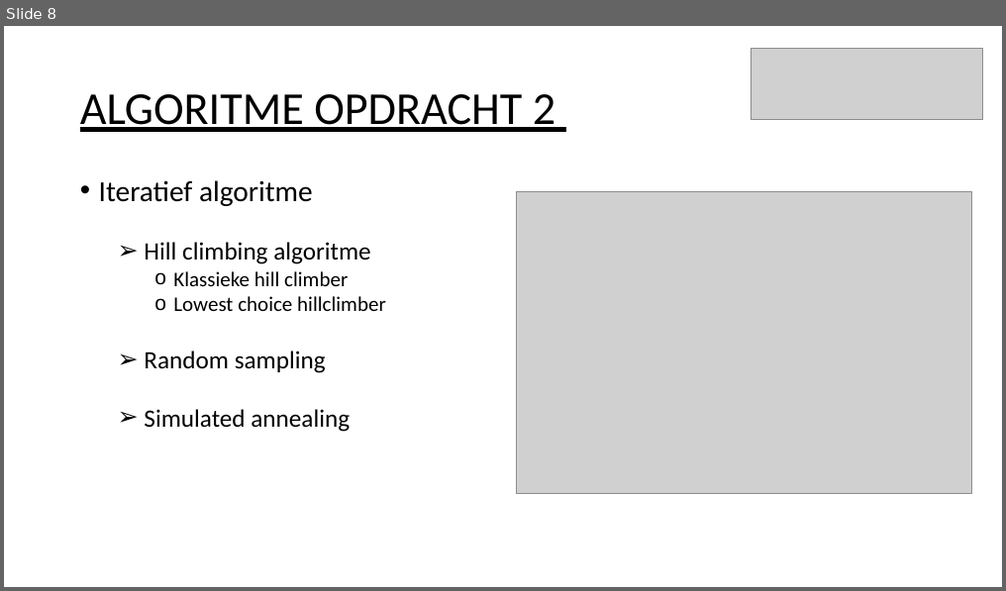
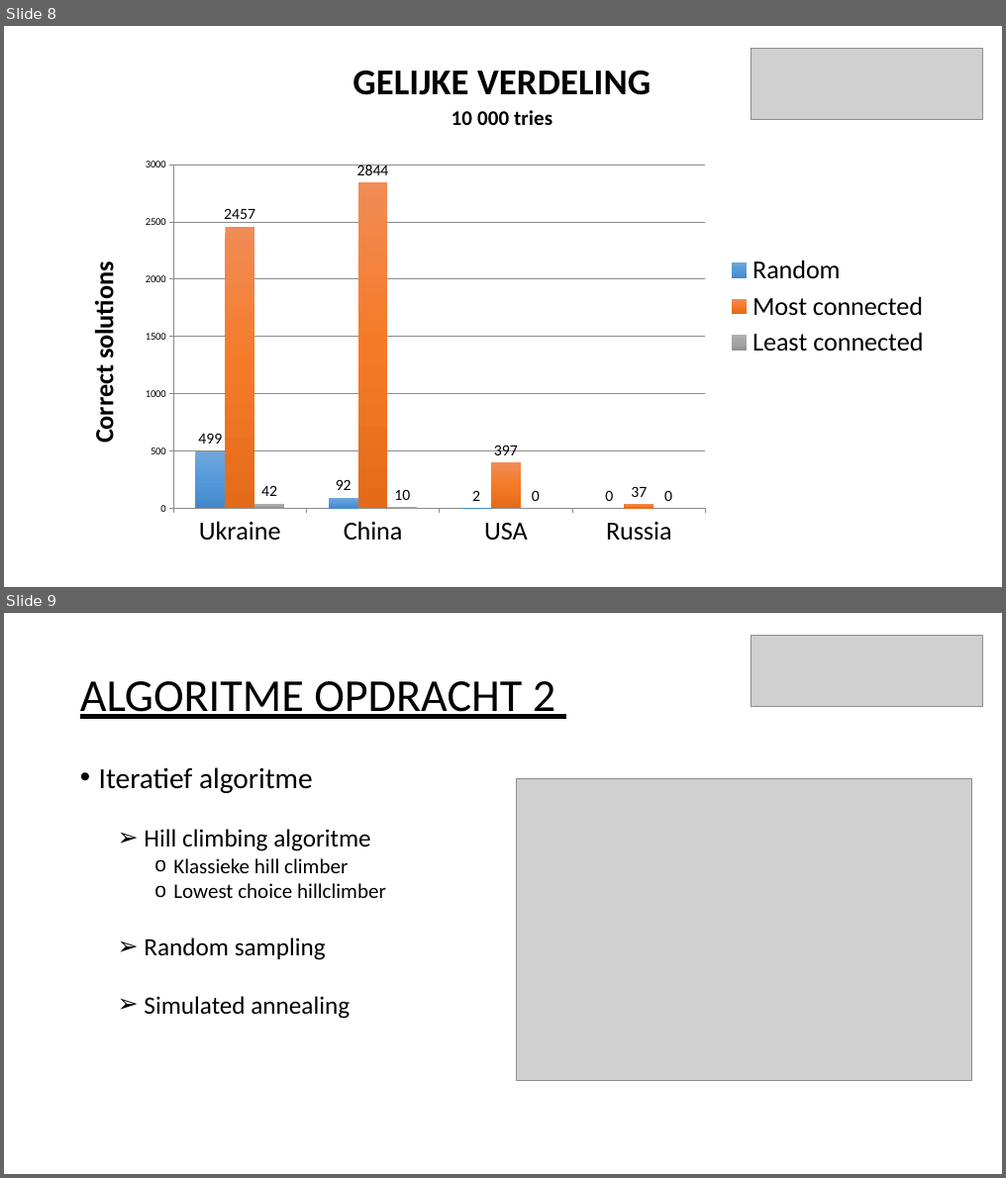
Before and after one commit to Tomttaw/Radio-Russia, a slide deck: powerpoint week 5.pptx. Shown one above the other, each under a label of ours: slide 8 before the commit, slides 8 and 9 after it. The pictures are 1006x591 and 1006x1178 pixels, drawn with LibreOffice and Linux fonts; fonts in the diff are those of the drawing; grey boxes stand for pictures. Boxes give left, top, right and bottom in pixels: in the first picture for what was removed or moved away, otherwise in the second. Text is boxed around its words. In the diff, an @@ line names an element or a change of style, - is before the commit and + after.

```diff
--- a/powerpoint week 5.pptx
+++ b/powerpoint week 5.pptx
@@ slide 8 added at (x1=4, y1=26, x2=1002, y2=587), background #FFFFFF @@
@@ picture added at (x1=750, y1=49, x2=982, y2=120) @@
@@ column chart added at (x1=67, y1=56, x2=938, y2=557) @@
+title "GELIJKE VERDELING 10 000 tries"
+categories: Ukraine, China, USA, Russia
+Random: 499, 92, 2, 0
+Most connected: 2457, 2844, 397, 37
+Least connected: 42, 10, 0, 0
@@ what was slide 8 is now slide 9 @@
```
Also in this commit, not shown: 1 other slide added, 1 slide removed.
